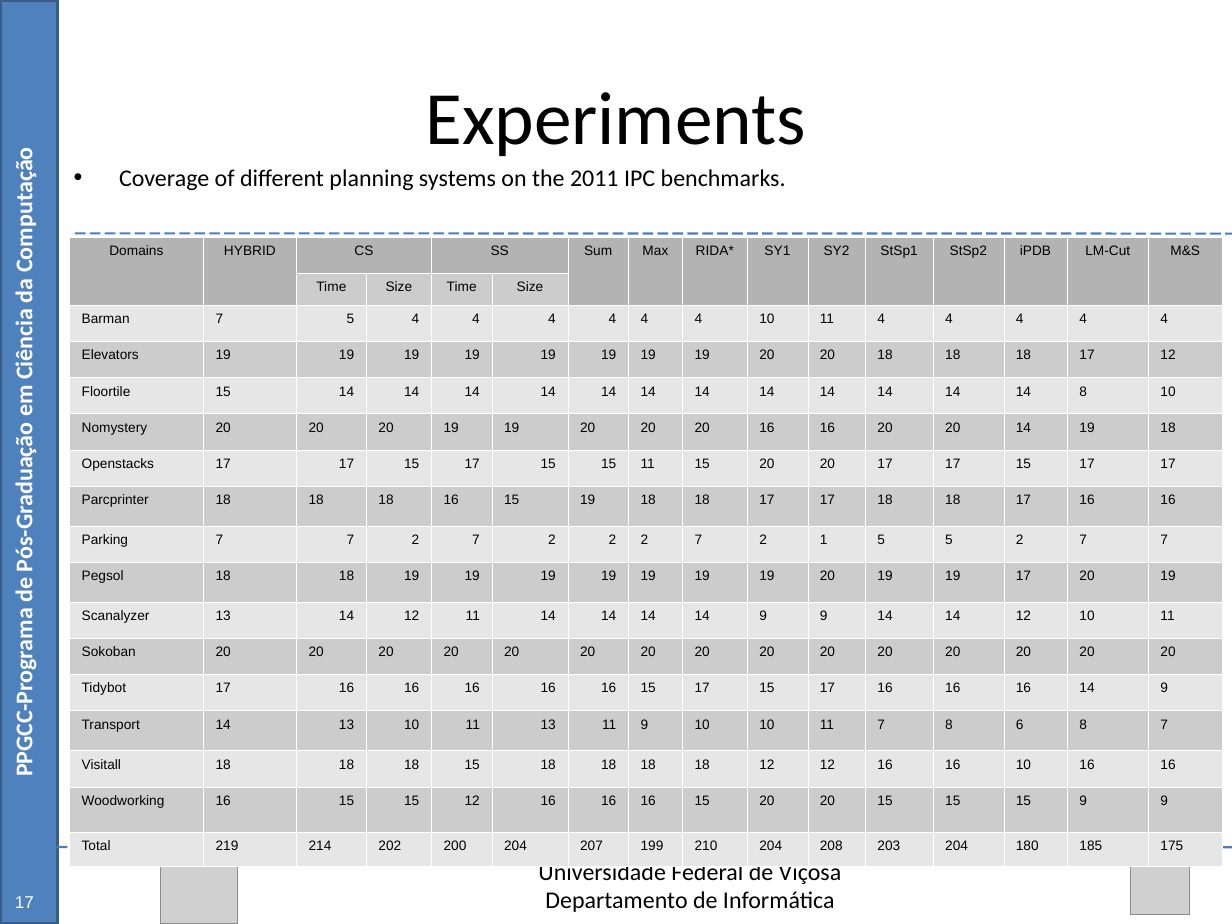
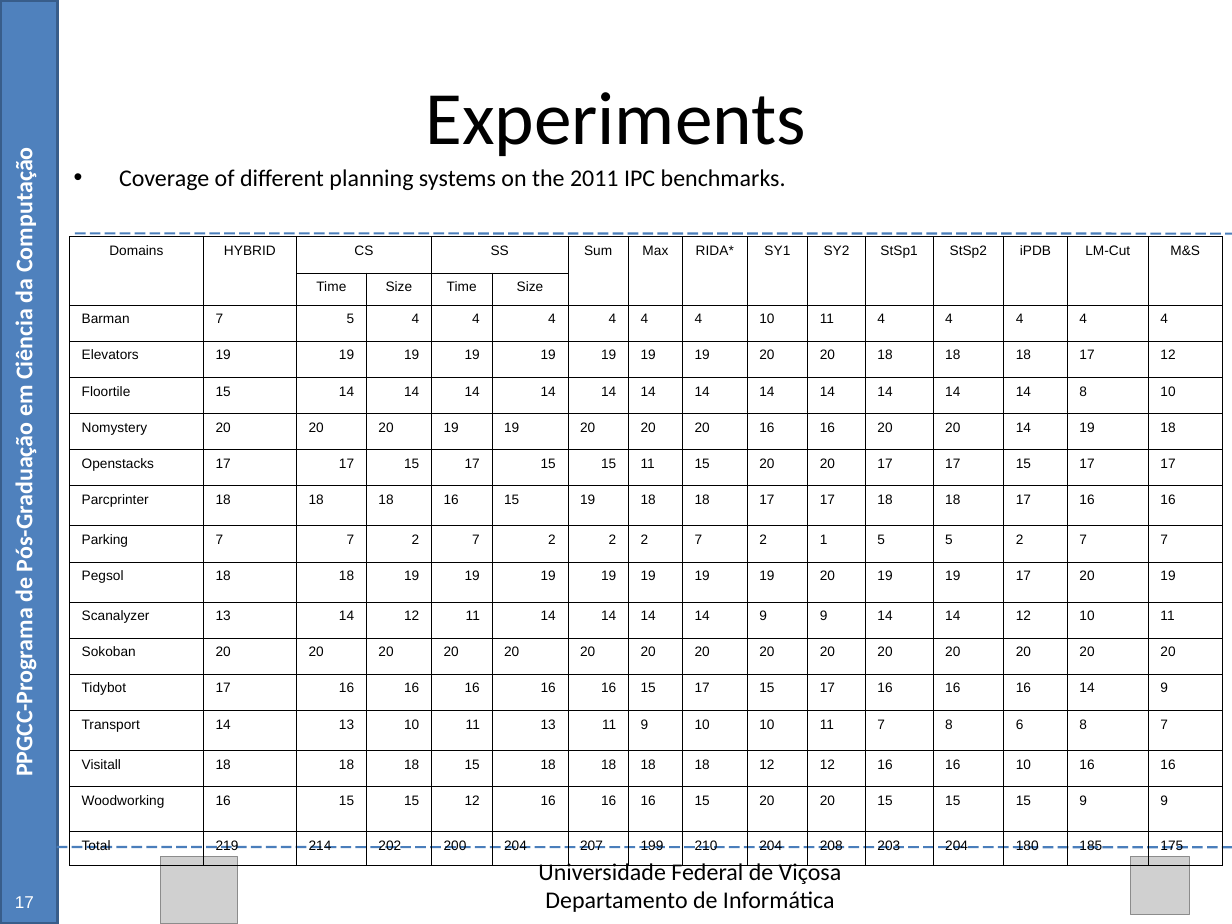
Before and after one commit to Marvinsky/research-marvin, a slide deck: slide 50 of latex/odp/dissertation_v4.odp (slide 43 before the commit). Drawn at 1232x924 pixels with LibreOffice and Linux fonts; fonts in the diff are those of the drawing; grey boxes stand for pictures. Boxes give left, top, right and bottom in pixels: in the first picture for what was removed or moved away, otherwise in the second. Text is boxed around its words. In the diff, an @@ line names an element or a change of style, - is before the commit and + after.

```diff
--- a/latex/odp/dissertation_v4.odp
+++ b/latex/odp/dissertation_v4.odp
@@ table at (69, 237, 1225, 865) @@
@@ fill #B3B3B3 to none in 14 cells @@
@@ fill #CCCCCC to none in 116 cells @@
@@ fill #E6E6E6 to none in 128 cells @@
@@ borders changed @@
```
Also in this commit, not shown: 11 other slides changed, 7 slides added.
